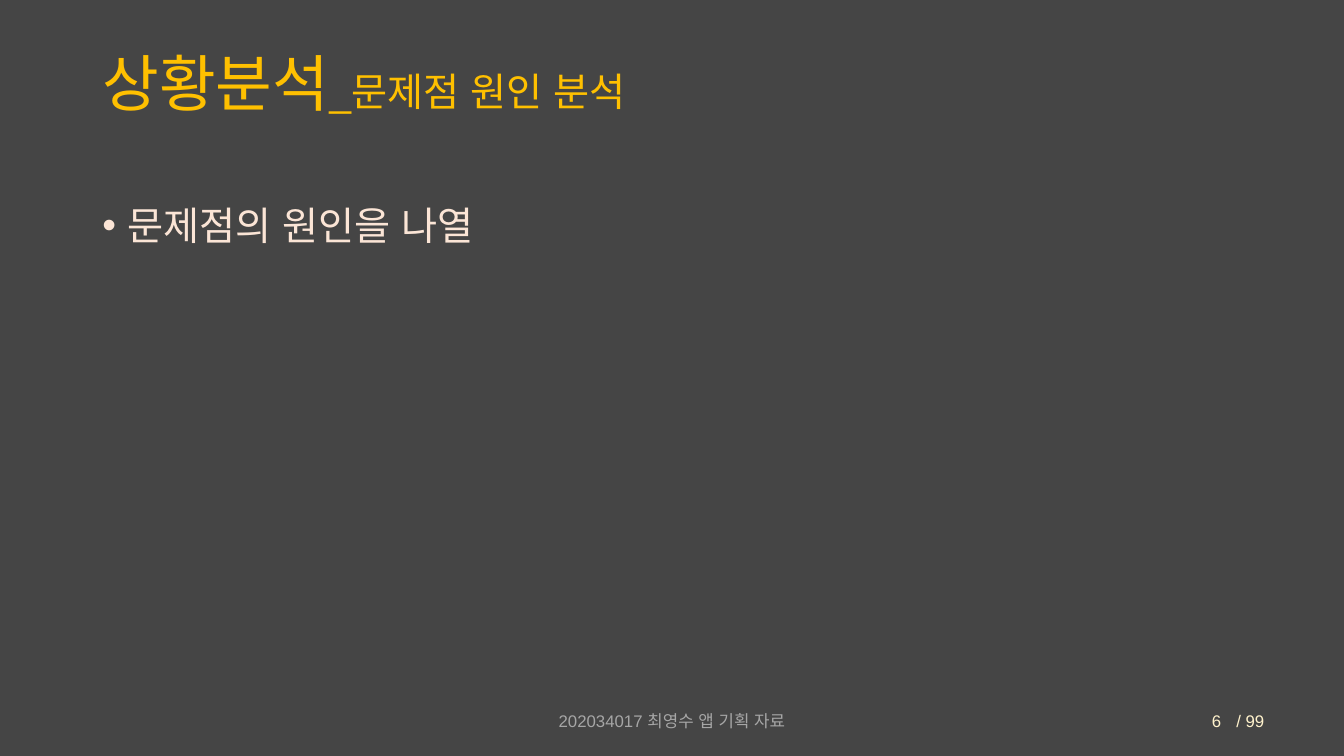
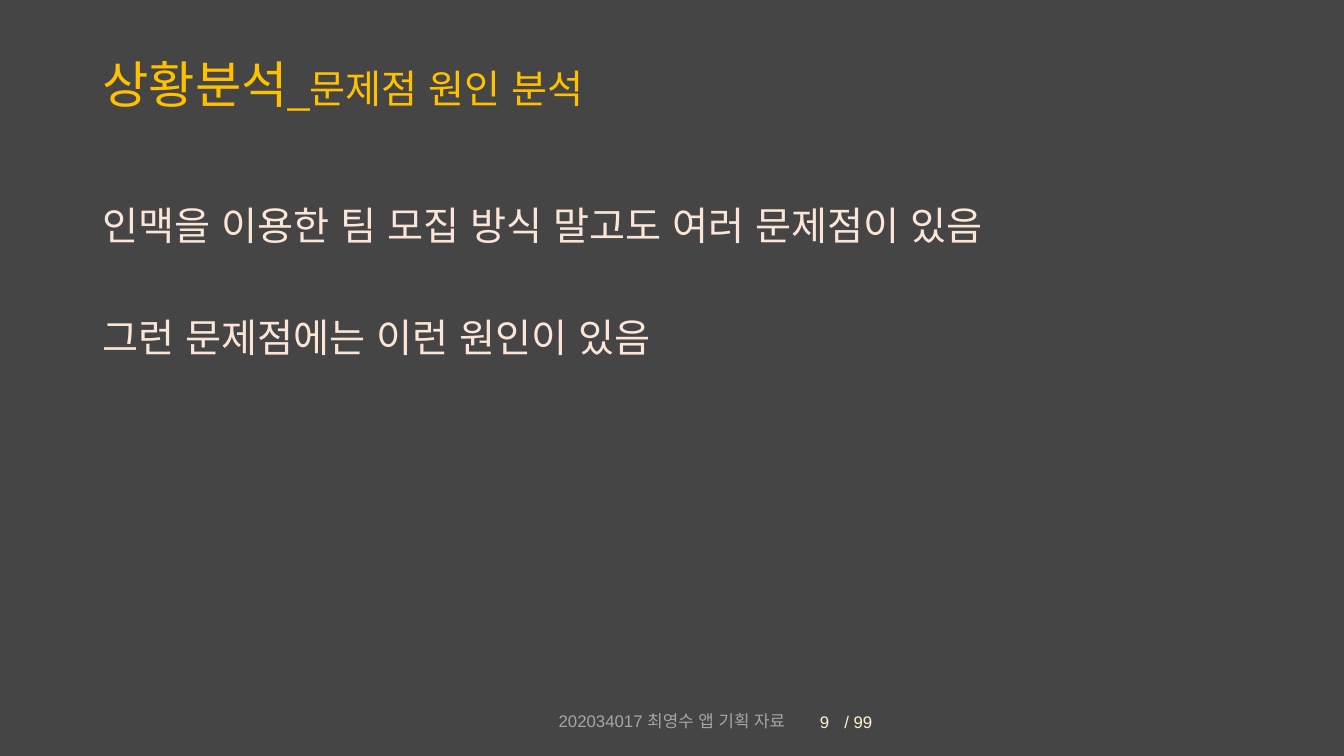
Before and after one commit to Chronos410/PartyCompetition, a slide deck: slide 9 of 대충 설계도.pptx (slide 6 before the commit). Drawn at 1344x756 pixels with LibreOffice and Linux fonts; fonts in the diff are those of the drawing. Boxes give left, top, right and bottom in pixels: in the first picture for what was removed or moved away, otherwise in the second. Text is boxed around its words. In the diff, an @@ line names an element or a change of style, - is before the commit and + after.

```diff
--- a/대충 설계도.pptx
+++ b/대충 설계도.pptx
@@ title "상황분석_문제점 원인 분석" at <box>102,61,584,111</box>: size 44 to 36 pt in "상황분석_문제점" @@
@@ text at <box>102,207,982,355</box>: text changed @@
-• 문제점의 원인을 나열
+인맥을 이용한 팀 모집 방식 말고도 여러 문제점이 있음
+그런 문제점에는 이런 원인이 있음
@@ text "/ 99": place and size @@
-text "/ 99" at <box>1246,715,1265,727</box>
+text "/ 99" at <box>854,716,873,728</box>
@@ page number added at <box>820,716,829,728</box>, 12 pt, text #FFF2CC @@
+9
@@ page number removed at <box>1212,715,1221,727</box> @@
-6
```
Also in this commit, not shown: 17 other slides changed, 4 slides added, 3 other files.
